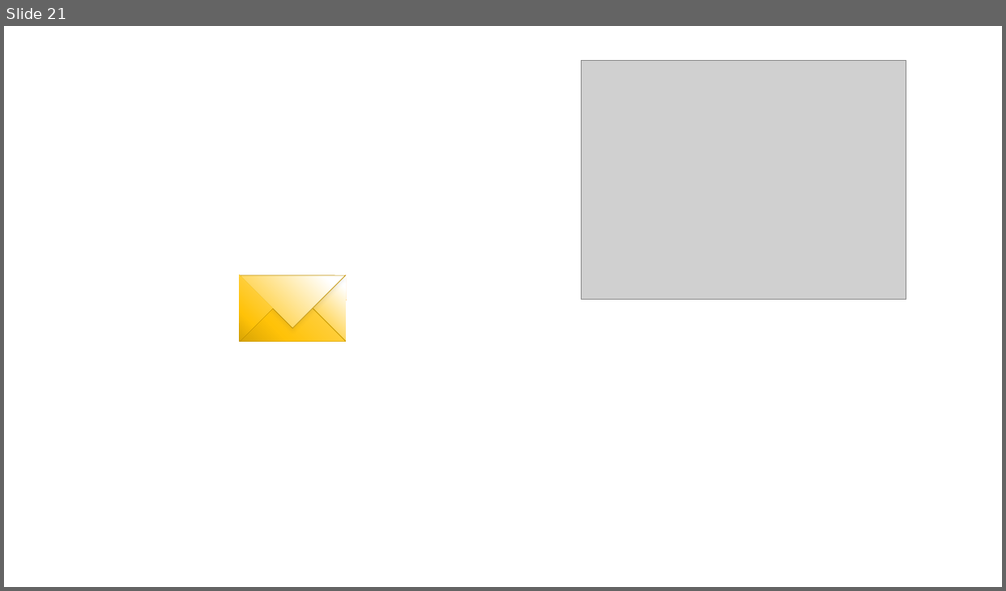
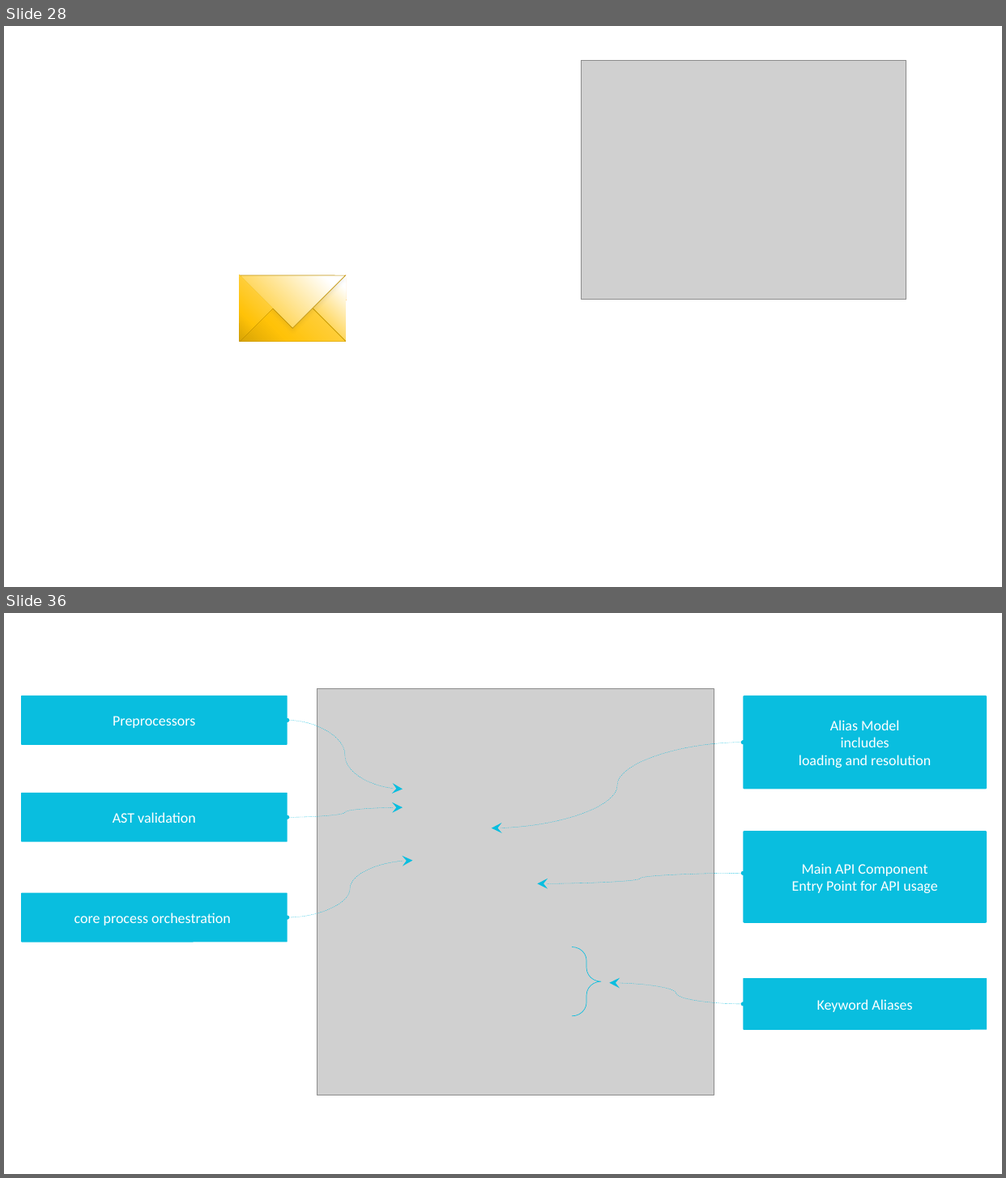
Before and after one commit to openvalidation/openvalidation, a slide deck: docs/ci/Architecture.pptx. Shown one above the other, each under a label of ours: slide 21 before the commit, slides 28 and 36 after it; the slides between them are not shown. The pictures are 1006x591 and 1006x1178 pixels, drawn with LibreOffice and Linux fonts; fonts in the diff are those of the drawing; grey boxes stand for pictures. Boxes give left, top, right and bottom in pixels: in the first picture for what was removed or moved away, otherwise in the second. Text is boxed around its words. In the diff, an @@ line names an element or a change of style, - is before the commit and + after.

```diff
--- a/docs/ci/Architecture.pptx
+++ b/docs/ci/Architecture.pptx
@@ slide 36 added at box(4, 613, 1002, 1174), background #FFFFFF @@
@@ rounded rectangle added at box(21, 696, 288, 745), fill #09BEDF, 14 pt, text #FFFFFF @@
+Preprocessors
@@ picture added at box(317, 688, 714, 1096) @@
@@ rounded rectangle added at box(743, 696, 987, 789), fill #09BEDF, 14 pt, text #FFFFFF @@
+Alias Model
+includes
+loading and resolution
@@ curved double arrow added from (287, 720) to (403, 789), #09BEDF 0.25 pt dashed @@
@@ curved double arrow added from (743, 743) to (492, 828), #09BEDF 0.25 pt dashed @@
@@ rounded rectangle added at box(21, 793, 288, 842), fill #09BEDF, 14 pt, text #FFFFFF @@
+AST validation
@@ curved double arrow added from (287, 817) to (403, 807), #09BEDF 0.25 pt dashed @@
@@ rounded rectangle added at box(743, 831, 987, 923), fill #09BEDF, 14 pt, text #FFFFFF @@
+Main API Component
+Entry Point for API usage
@@ curved double arrow added from (287, 918) to (413, 861), #09BEDF 0.25 pt dashed @@
@@ curved double arrow added from (743, 874) to (538, 884), #09BEDF 0.25 pt dashed @@
@@ rounded rectangle added at box(21, 893, 288, 943), fill #09BEDF, 14 pt, text #FFFFFF @@
+core process orchestration
@@ left brace added at box(572, 947, 602, 1016), outline #09BEDF 0.5 pt @@
@@ curved double arrow added from (743, 1004) to (610, 983), #09BEDF 0.25 pt dashed @@
@@ rounded rectangle added at box(743, 978, 987, 1030), fill #09BEDF, 14 pt, text #FFFFFF @@
+Keyword Aliases
@@ what was slide 21 is now slide 28 @@
```
Also in this commit, not shown: 17 other slides added, 1 other file.
